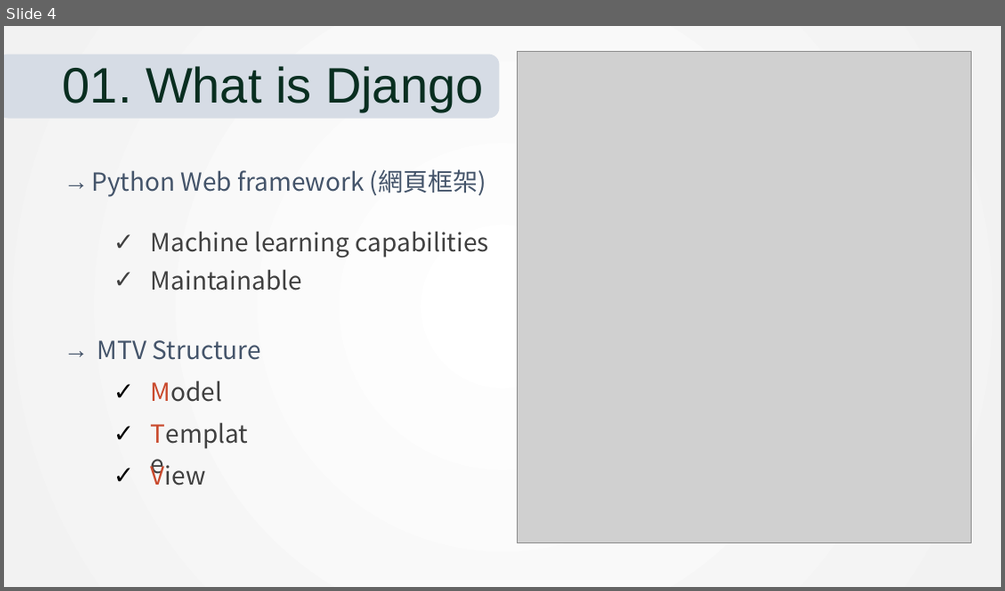
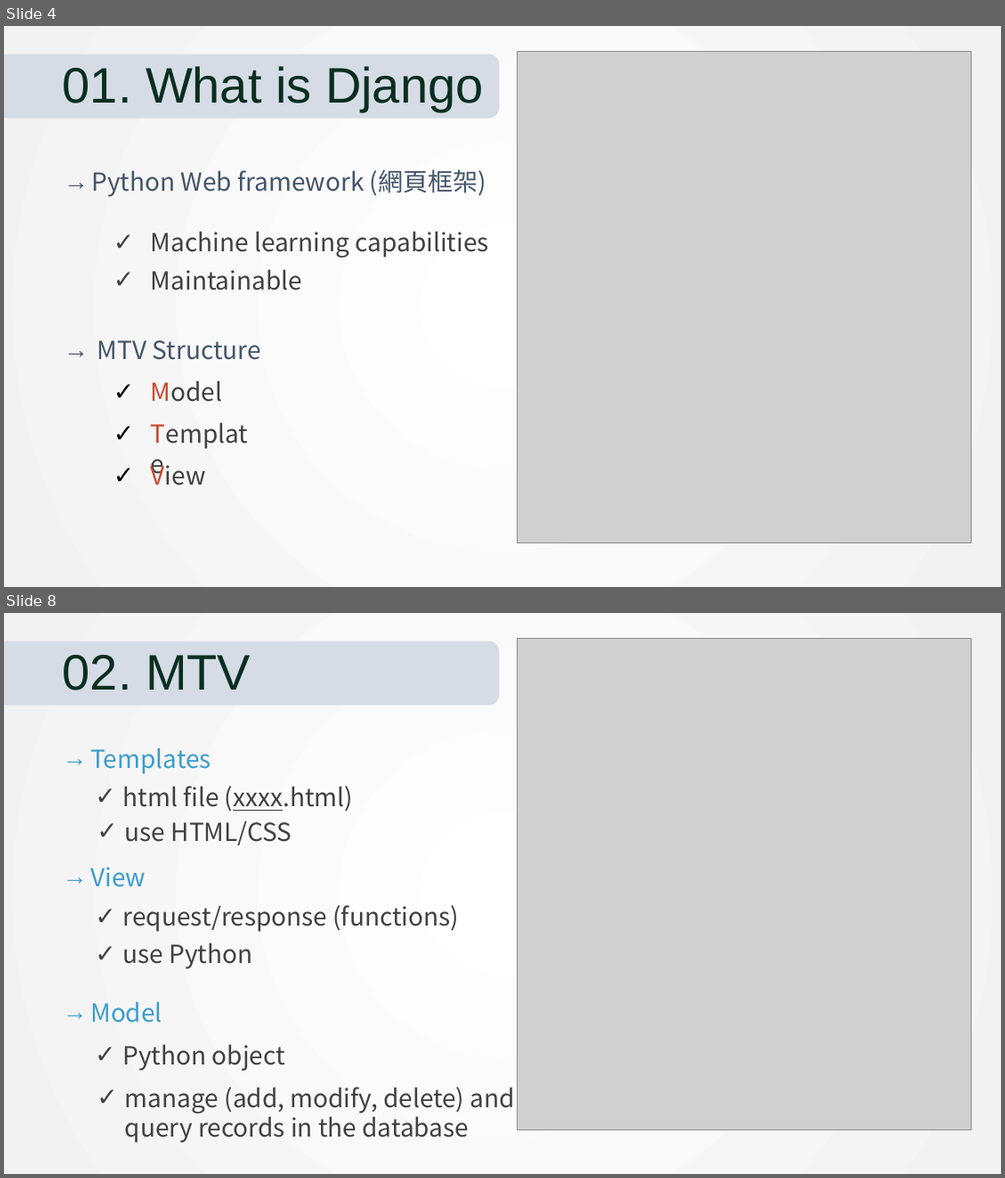
Before and after one commit to yao1222/bmi_app, a slide deck: Django.pptx. Shown one above the other, each under a label of ours: slide 4 before the commit, slides 4 and 8 after it; the slides between them are not shown. The pictures are 1005x591 and 1005x1178 pixels, drawn with LibreOffice and Linux fonts; fonts in the diff are those of the drawing; grey boxes stand for pictures; background and template pictures are left out. Boxes give left, top, right and bottom in pixels: in the first picture for what was removed or moved away, otherwise in the second. Text is boxed around its words. In the diff, an @@ line names an element or a change of style, - is before the commit and + after.

```diff
--- a/Django.pptx
+++ b/Django.pptx
@@ slide 8 added at bbox=[4, 613, 1001, 1174], background gradient #FFFFFF to #F2F2F2 @@
@@ picture added at bbox=[517, 639, 971, 1130] @@
@@ rounded rectangle added at bbox=[4, 641, 499, 706], fill #D6DCE5 @@
@@ text added at bbox=[63, 655, 251, 690], 48 pt, text #092E20 @@
+02. MTV
@@ text added at bbox=[90, 747, 211, 774], 24 pt, text #3D9CCC @@
+→ Templates
@@ text added at bbox=[123, 786, 353, 811], 24 pt, text #404040 @@
+✓ html file (xxxx.html)
@@ text added at bbox=[125, 820, 292, 845], 24 pt, text #404040 @@
+✓ use HTML/CSS
@@ text added at bbox=[90, 867, 146, 887], 24 pt, text #3D9CCC @@
+→ View
@@ text added at bbox=[123, 905, 458, 932], 24 pt, text #404040 @@
+✓ request/response (functions)
@@ text added at bbox=[123, 942, 253, 969], 24 pt, text #404040 @@
+✓ use Python
@@ text added at bbox=[90, 1001, 162, 1022], 24 pt, text #3D9CCC @@
+→ Model
@@ text added at bbox=[123, 1044, 285, 1070], 24 pt, text #404040 @@
+✓ Python object
@@ text added at bbox=[125, 1086, 515, 1143], 24 pt, text #404040 @@
+✓ manage (add, modify, delete) and query records in the database
```
Also in this commit, not shown: 9 slides changed, 11 other slides added, 6 slides removed.
